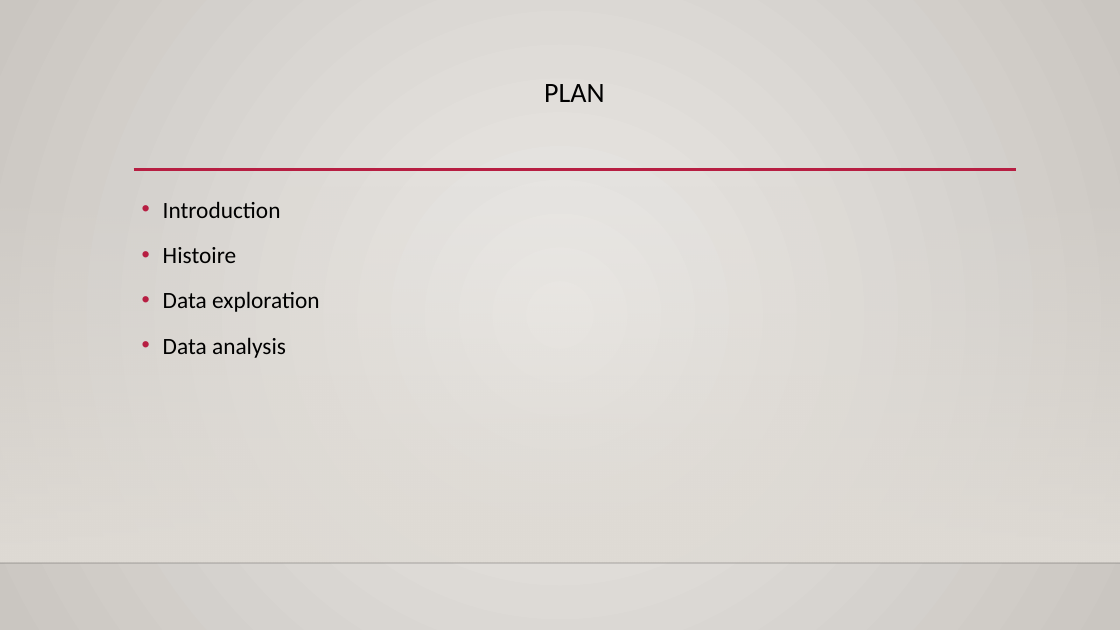
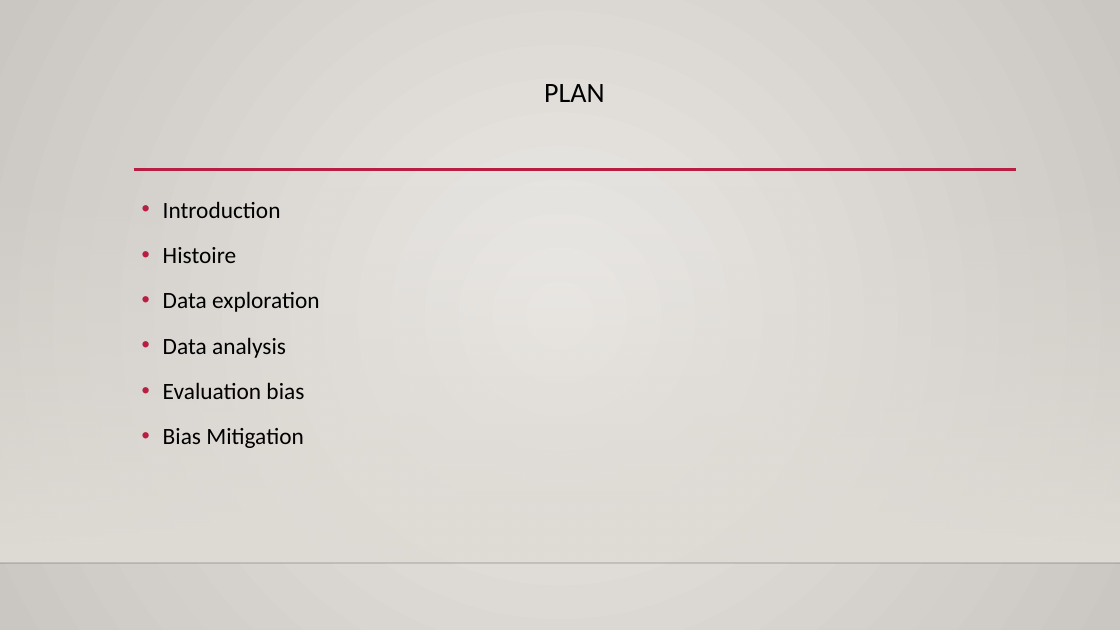
Before and after one commit to MiloudBi/adult_income, a slide deck: slide 2 of reports/Présentation.pptx. Drawn at 1120x630 pixels with LibreOffice and Linux fonts; fonts in the diff are those of the drawing; background and template pictures are left out. Boxes give left, top, right and bottom in pixels: in the first picture for what was removed or moved away, otherwise in the second. Text is boxed around its words. In the diff, an @@ line names an element or a change of style, - is before the commit and + after.

```diff
--- a/reports/Présentation.pptx
+++ b/reports/Présentation.pptx
@@ text at (163,382,304,448): paragraphs added @@
+• Evaluation bias
+• Bias Mitigation
```
Also in this commit, not shown: 1 other slide changed, 2 slides added.
